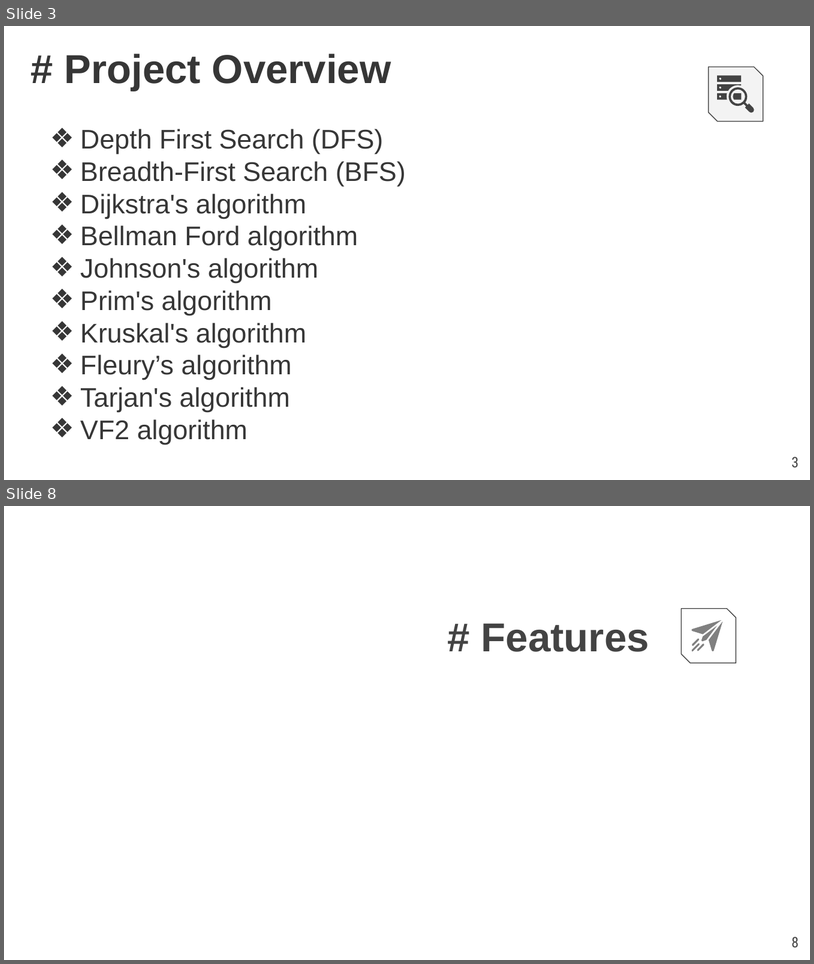
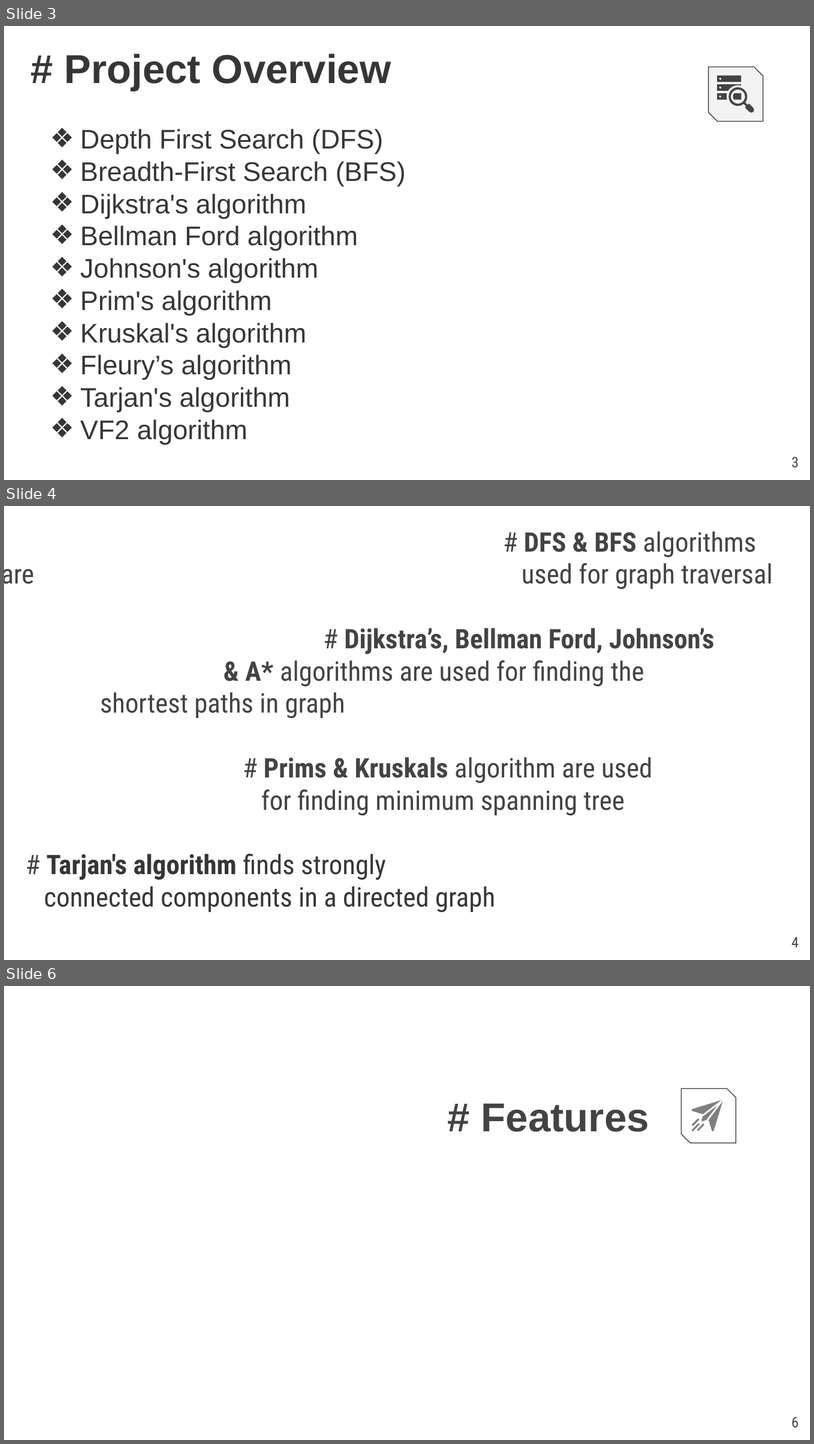
Before and after one commit to Rafid13iit/SPL_1, a slide deck: SPL1_FinalExam_slides.pptx. Shown one above the other, each under a label of ours: slides 3 and 8 before the commit, slides 3, 4 and 6 after it; the slides between them are not shown. The pictures are 814x964 and 814x1444 pixels, drawn with LibreOffice and Linux fonts; fonts in the diff are those of the drawing; background and template pictures are left out. Boxes give left, top, right and bottom in pixels: in the first picture for what was removed or moved away, otherwise in the second. Text is boxed around its words. In the diff, an @@ line names an element or a change of style, - is before the commit and + after.

```diff
--- a/SPL1_FinalExam_slides.pptx
+++ b/SPL1_FinalExam_slides.pptx
@@ slide 4 added at (4,506,810,960), background picture (left out) @@
@@ text added at (44,531,773,912), 24 pt, text #434343 @@
+# DFS & BFS algorithms are used for graph traversal
+# Dijkstra’s, Bellman Ford, Johnson’s
+& A* algorithms are used for finding the shortest paths in graph
+# Prims & Kruskals algorithm are used
+for finding minimum spanning tree
+# Tarjan's algorithm finds strongly
+connected components in a directed graph
@@ page number added at (792,936,799,947), 13 pt, text #434343 @@
+4
@@ what was slide 8 is now slide 6 @@
@@ page number at (792,1416,799,1427): text changed @@
-8
+6
```
Also in this commit, not shown: 2 slides changed, 3 slides removed, 25 other files.
